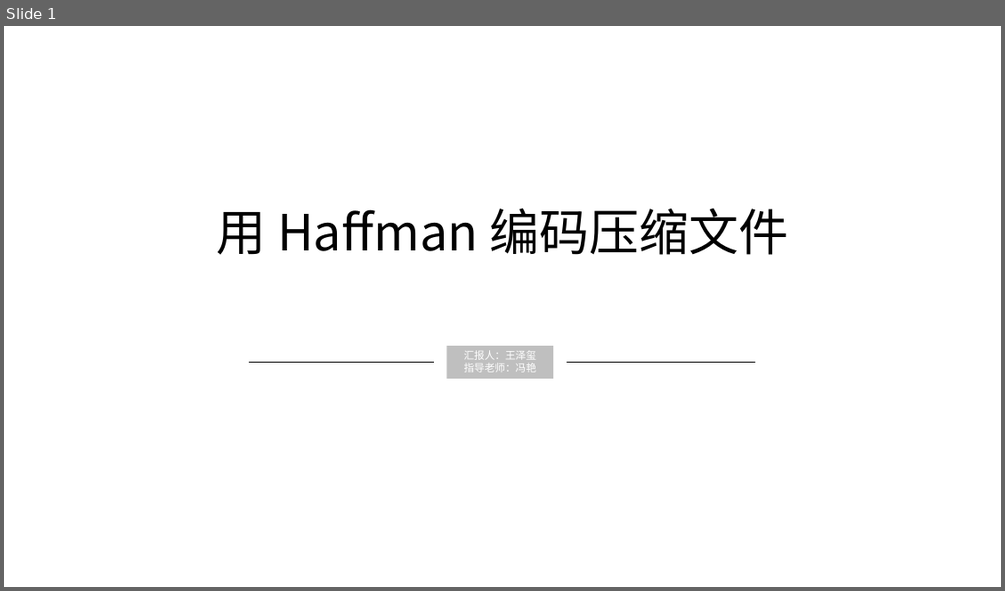
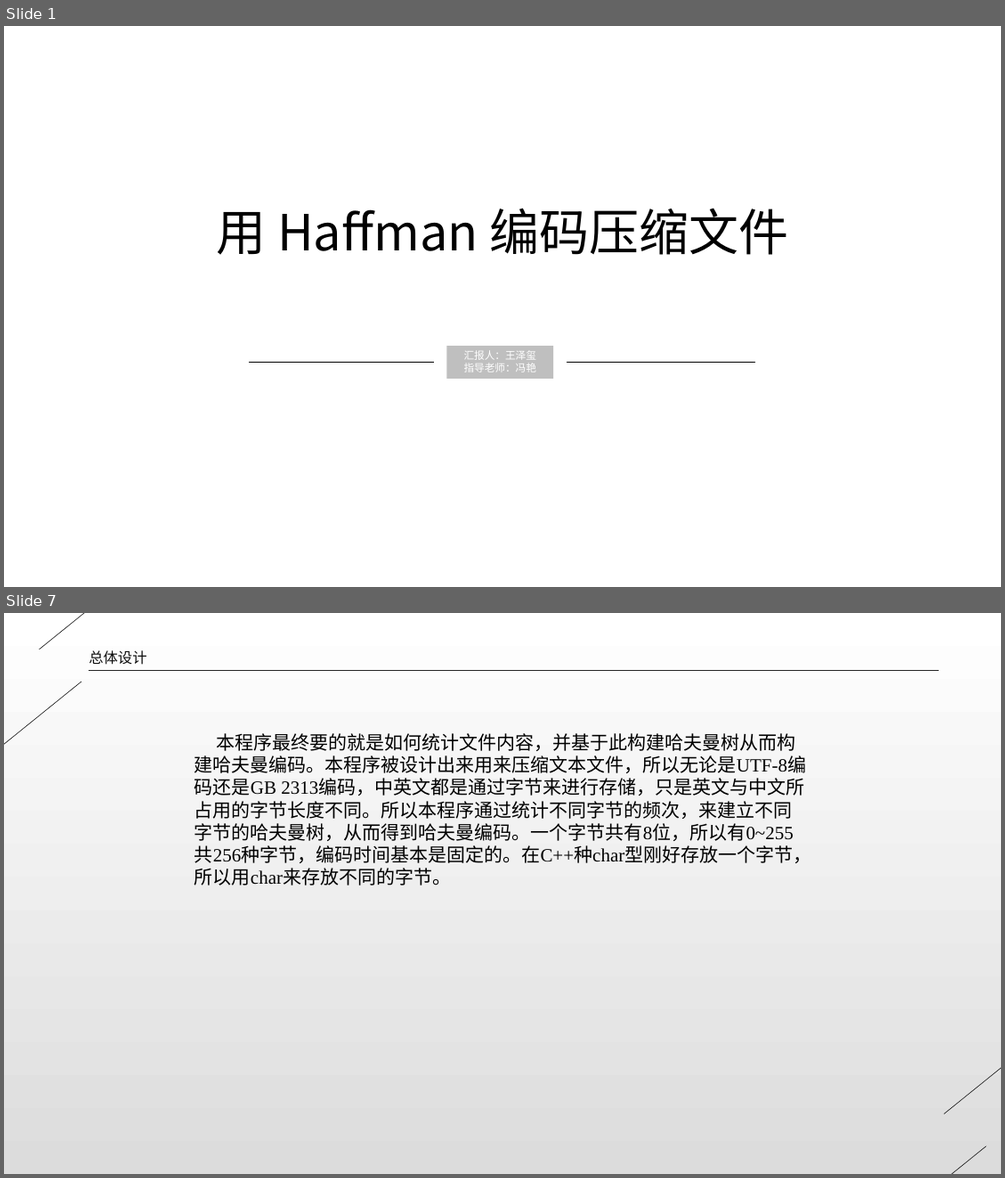
Before and after one commit to dlct-wzx/data-structure-practice, a slide deck: 答辩ppt.pptx. Shown one above the other, each under a label of ours: slide 1 before the commit, slides 1 and 7 after it; the slides between them are not shown. The pictures are 1005x591 and 1005x1178 pixels, drawn with LibreOffice and Linux fonts; fonts in the diff are those of the drawing. Boxes give left, top, right and bottom in pixels: in the first picture for what was removed or moved away, otherwise in the second. Text is boxed around its words. In the diff, an @@ line names an element or a change of style, - is before the commit and + after.

```diff
--- a/答辩ppt.pptx
+++ b/答辩ppt.pptx
@@ slide 7 added at <box>4,613,1001,1174</box>, background gradient #FFFFFF to #DCDCDC @@
@@ line added from (238, 613) to (39, 649), #0D0D0D 0.5 pt @@
@@ text added at <box>89,650,146,665</box>, 14 pt, text #0D0D0D @@
+总体设计
@@ line added from (81, 682) to (4, 842), #0D0D0D 0.5 pt @@
@@ line added from (89, 670) to (938, 670), #262626 0.5 pt @@
@@ text added at <box>194,733,811,885</box>, 18 pt, text #000000 @@
+本程序最终要的就是如何统计文件内容，并基于此构建哈夫曼树从而构建哈夫曼编码。本程序被设计出来用来压缩文本文件，所以无论是UTF-8编码还是GB 2313编码，中英文都是通过字节来进行存储，只是英文与中文所占用的字节长度不同。所以本程序通过统计不同字节的频次，来建立不同字节的哈夫曼树，从而得到哈夫曼编码。一个字节共有8位，所以有0~255共256种字节，编码时间基本是固定的。在C++种char型刚好存放一个字节，所以用char来存放不同的字节。
@@ line added from (1001, 953) to (944, 1114), #0D0D0D 0.5 pt @@
@@ line added from (987, 1146) to (788, 1174), #0D0D0D 0.5 pt @@
```
Also in this commit, not shown: 7 slides changed, 11 other slides added, 19 slides removed, 8 other files.
